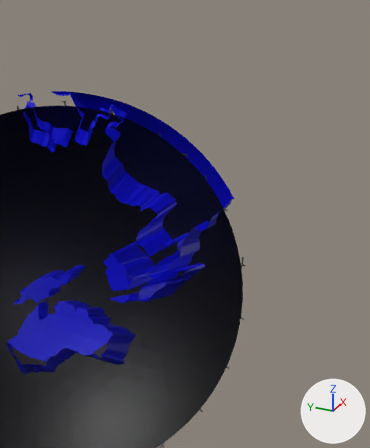
Two versions of the Blender file blender_files/AR-Experience.blend, one commit apart.
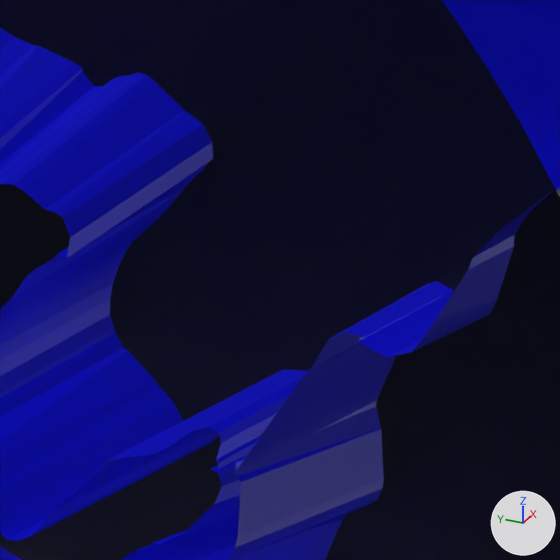
There are two pictures of each version: one from a 50 mm lens placed at (-0.788, -0.9, 0.783), pointed at (0.975, -0.107, -0.099), one close up on the part from 40% to 61% of the width and 41% to 58% of the height. The lights are fixed; the arrows at lower right show +X, +Y and +Z. The close-ups show mesh edges as thin lines. Everything nearer to the camera than a plane just in front of the edit is cut away.

The first close-up shows 'Icosphere', 'Map'.
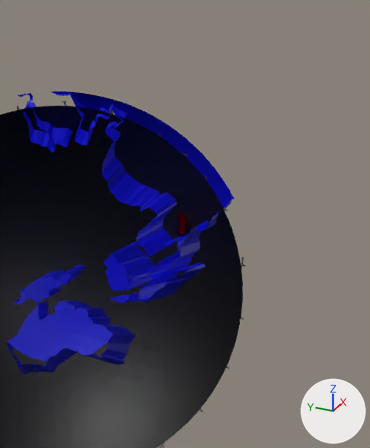
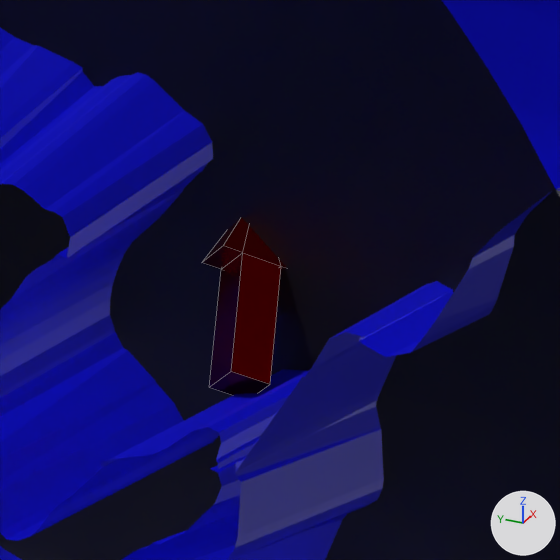
What differs and where, as boxes (x1, y1, x2, y2) in the close-ups (560 x 560 px):
'Arrow', added (red)
    after: (202, 217, 286, 395)

Patch to the scene script:
```diff
--- a/blender_files/AR-Experience.blend.py
+++ b/blender_files/AR-Experience.blend.py
@@ mat_material @@
+mat_material = principled_material('Material')
+mat_material.base_color = (0.802, 0.0, 0.00221)  # red #e70007
+mat_material.metallic = 1.0
+mat_material.roughness = 0.177
@@ me_cube @@
+me_cube.from_pydata([(-1.0, -1.0, -1.0), (-1.0, -1.0, 1.0), (-1.0, 1.0, -1.0), (-1.0, 1.0, 1.0), (1.0, -1.0, -1.0), (1.0, -1.0, 1.0), (1.0, 1.0, -1.0), (1.0, 1.0, 1.0), (-1.0, 1.74, 1.0), (-1.0, 1.74, 1.0), (-2.0, 1.0, 1.0), (-2.0, 1.0, -1.0), (2.0, 1.0, 1.0), (2.0, 1.0, -1.0), (0.11, 2.3, -0.11), (0.11, 2.3, 0.11), (-0.11, 2.3, 0.11), (-0.11, 2.3, -0.11)], [(8, 9)], [(0, 1, 3, 2), (6, 7, 5, 4), (4, 5, 1, 0), (2, 6, 4, 0), (7, 3, 1, 5), (2, 3, 10, 11), (7, 6, 13, 12), (15, 14, 17, 16), (7, 15, 16, 3), (10, 16, 17, 11), (12, 13, 14, 15), (2, 17, 14, 6), (3, 16, 10), (7, 12, 15), (11, 17, 2), (6, 14, 13)])
+me_cube.materials.append(mat_material)  # red #e70007
@@ ob_arrow @@
+ob_arrow = bpy.data.objects.new('Arrow', me_cube)
+ob_arrow.location = (0.9563, -0.0976, -0.1062)
+ob_arrow.rotation_euler = (0.741, 0.453, -0.87)  # degrees (42, 26, -50)
+ob_arrow.scale = (0.0125, 0.0375, 0.0125)
```
